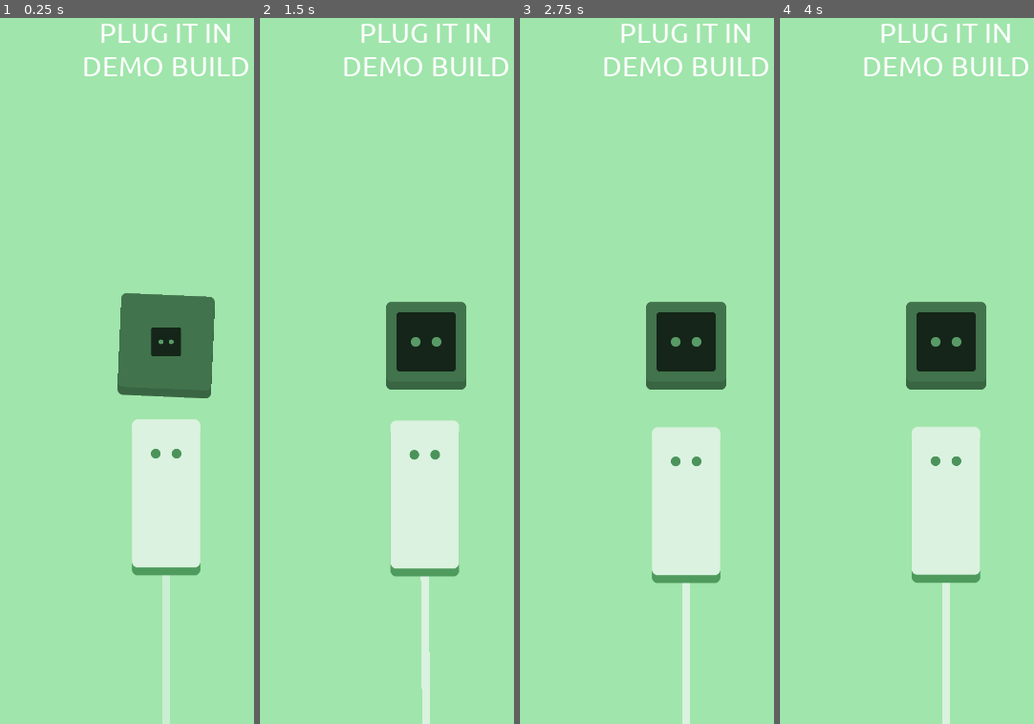
Above: before the commit, frames 1-4 (left to right).
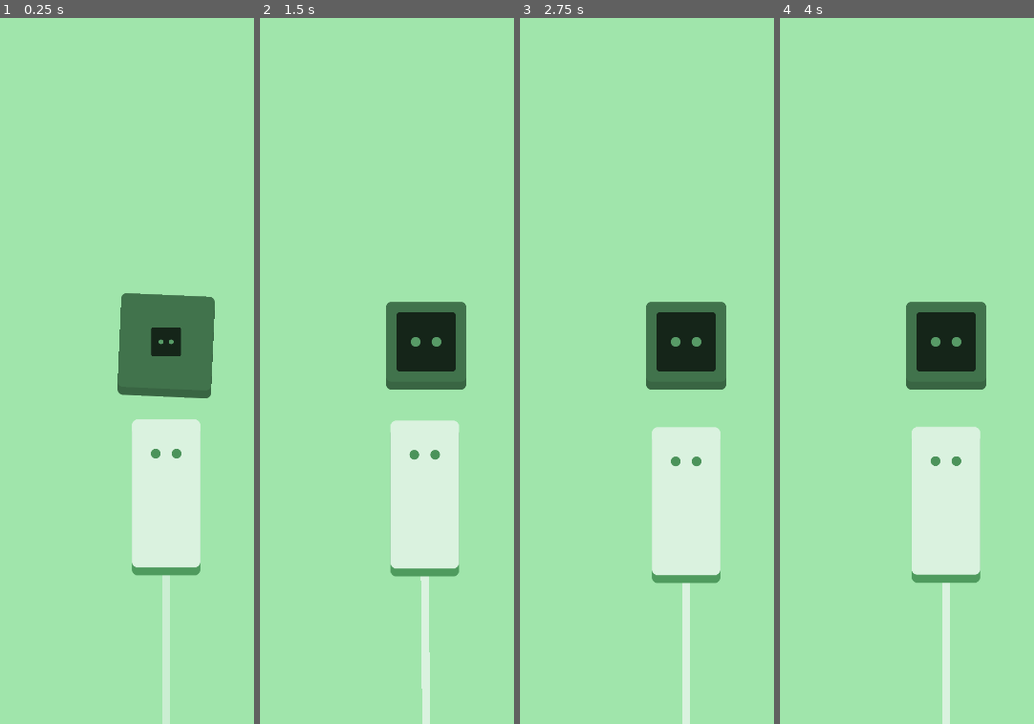
Above: after the commit, the same moments.

Repository: unSAME-Studio/ProjectOutlet
Game: Godot game, scene res://scenes/Menu.tscn
Same seed, same stepped clock (60 frames per second), same inputs: the game is played once before the commit and once after it.
Inputs (mouse positions are in pixels of both pictures, inside the frame that each line leads up to):
- Up to frame 1 (0.25 s): no input
- Up to frame 2 (1.5 s): drag from (425, 498) to (468, 173) at 0.52 s; drag from (341, 378) to (435, 441) at 1.27 s
- Up to frame 3 (2.75 s): move the mouse to (728, 173) at 2.02 s; right-click (728, 173) at 2.1 s; click (728, 173) at 2.17 s
- Up to frame 4 (4 s): tap Enter at 2.75 s; drag from (924, 498) to (818, 229) at 2.77 s; move the mouse to (outside the picture) at 3.52 s; press the mouse at (outside the picture) at 3.53 s

The runs differ from the first frame. In frame 1, 1.1% of the frame differs, in the area x 33-98%, y 0-9%; in frame 2, 1.1%; in frame 3, 1.1%; in frame 4, 1.1%.

Commit message:
New Level Select & Animation

Diff:
--- a/objects/Plug.gd
+++ b/objects/Plug.gd
@@ -42,6 +42,14 @@
 # https://godotengine.org/qa/104140/trying-to-find-inverse-vector-using-two-other-vectors
 func get_negative_vector(origin_vector, destination_vector):
 	return (destination_vector - origin_vector).tangent().tangent() + origin_vector
+
+
+# calculate distance between box and a point
+# https://stackoverflow.com/questions/5254838/calculating-distance-between-a-point-and-a-rectangular-box-nearest-point
+func get_rect_distance(rect, p):
+	var dx = [rect.min.x - p.x, 0, p.x - rect.max.x].max()
+	var dy = [rect.min.y - p.y, 0, p.y - rect.max.y].max()
+	return sqrt(dx*dx + dy*dy)
 
 
 func _ready():
--- a/scenes/Menu.gd
+++ b/scenes/Menu.gd
@@ -12,7 +12,7 @@
 		var b = button.instance()
 		b.level = int(i)
 
-		$CanvasLayer/Control/Levels/PanelContainer/VBoxContainer/GridContainer.add_child(b)
+		$"CanvasLayer/Control/Levels/PanelContainer/VBoxContainer/ScrollContainer/GridContainer".add_child(b)
 
 	# show quit button only on PC build
 	if OS.get_name() in ["Windows", "OSX", "X11"]:
@@ -28,6 +28,9 @@
 	p.set_name("Plug")
 	$Node2D.add_child(p)
 
+	# set offset for panel containers
+	$CanvasLayer/Control/Levels/PanelContainer.set_pivot_offset($CanvasLayer/Control/Levels/PanelContainer.get_size() / 2)
+
 
 func game_finished():
 	_on_Play_pressed()
@@ -41,6 +44,7 @@
 func _on_Play_pressed():
 	#$CanvasLayer/Control/Options.hide()
 	$CanvasLayer/Control/Levels.show()
+	$CanvasLayer/Control/AnimationPlayer.play("level")
 
 
 func _on_Editor_pressed():
--- a/scenes/Menu.tscn
+++ b/scenes/Menu.tscn
@@ -12,6 +12,34 @@
 shader_param/blur_amount = 5.0
 shader_param/mix_amount = 0.4
 shader_param/color_over = Color( 0, 0, 0, 1 )
+
+[sub_resource type="Animation" id=3]
+resource_name = "level"
+length = 0.3
+tracks/0/type = "value"
+tracks/0/path = NodePath("Levels/PanelContainer:rect_scale")
+tracks/0/interp = 1
+tracks/0/loop_wrap = true
+tracks/0/imported = false
+tracks/0/enabled = true
+tracks/0/keys = {
+"times": PoolRealArray( 0, 0.2, 0.3 ),
+"transitions": PoolRealArray( 0.5, 2, 1 ),
+"update": 0,
+"values": [ Vector2( 0, 0 ), Vector2( 1.2, 1.2 ), Vector2( 1, 1 ) ]
+}
+tracks/1/type = "value"
+tracks/1/path = NodePath("Levels/PanelContainer:modulate")
+tracks/1/interp = 1
+tracks/1/loop_wrap = true
+tracks/1/imported = false
+tracks/1/enabled = true
+tracks/1/keys = {
+"times": PoolRealArray( 0, 0.02, 0.2, 0.3 ),
+"transitions": PoolRealArray( 1, 1, 1, 1 ),
+"update": 0,
+"values": [ Color( 1, 1, 1, 0 ), Color( 1, 1, 1, 0 ), Color( 1, 1, 1, 1 ), Color( 1, 1, 1, 1 ) ]
+}
 
 [node name="Menu" type="Node"]
 script = ExtResource( 1 )
@@ -27,6 +55,7 @@
 mouse_filter = 2
 
 [node name="Label" type="Label" parent="CanvasLayer/Control"]
+visible = false
 anchor_left = 0.5
 anchor_right = 0.5
 margin_left = -359.0
@@ -90,30 +119,45 @@
 anchor_bottom = 1.0
 
 [node name="PanelContainer" type="PanelContainer" parent="CanvasLayer/Control/Levels"]
+modulate = Color( 1, 1, 1, 0 )
 material = SubResource( 2 )
 margin_left = 540.0
 margin_top = 960.0
 margin_right = 540.0
 margin_bottom = 960.0
+grow_horizontal = 2
+grow_vertical = 2
+rect_scale = Vector2( 1e-05, 1e-05 )
 theme = ExtResource( 3 )
 
 [node name="VBoxContainer" type="VBoxContainer" parent="CanvasLayer/Control/Levels/PanelContainer"]
 margin_right = 215.0
-margin_bottom = 117.0
+margin_bottom = 1367.0
 
-[node name="GridContainer" type="GridContainer" parent="CanvasLayer/Control/Levels/PanelContainer/VBoxContainer"]
+[node name="ScrollContainer" type="ScrollContainer" parent="CanvasLayer/Control/Levels/PanelContainer/VBoxContainer"]
 margin_right = 215.0
-columns = 4
+margin_bottom = 1250.0
+rect_min_size = Vector2( 0, 1250 )
+rect_pivot_offset = Vector2( 0, 625 )
+theme = ExtResource( 3 )
+follow_focus = true
+scroll_horizontal_enabled = false
+
+[node name="GridContainer" type="GridContainer" parent="CanvasLayer/Control/Levels/PanelContainer/VBoxContainer/ScrollContainer"]
+columns = 3
 
 [node name="Back" type="Button" parent="CanvasLayer/Control/Levels/PanelContainer/VBoxContainer"]
-margin_top = 4.0
+margin_top = 1254.0
 margin_right = 215.0
-margin_bottom = 117.0
+margin_bottom = 1367.0
 focus_mode = 0
 mouse_default_cursor_shape = 2
 theme = ExtResource( 3 )
 enabled_focus_mode = 0
 text = "Back"
+
+[node name="AnimationPlayer" type="AnimationPlayer" parent="CanvasLayer/Control"]
+anims/level = SubResource( 3 )
 
 [node name="Node2D" type="Node2D" parent="."]
 
--- a/scripts/global.gd
+++ b/scripts/global.gd
@@ -4,6 +4,7 @@
 var grid
 var main
 
+const GRID_SIZE = 200
 
 var hover_plugs = []
 
--- a/ui/LevelButton.gd
+++ b/ui/LevelButton.gd
@@ -4,7 +4,23 @@
 
 
 func _ready():
-	$Button.set_text(String(level))
+	$Button/Label.set_text(String(level))
+
+	# generate mini map preview
+	if Global.level[level].has("grid"):
+		var grid = Global.level[level]["grid"]
+		for r in range(grid.size()):
+			for c in range(grid[r].size()):
+				if grid[r][c] != 0:
+					$Button/MarginContainer/TileMap.set_cell(c, r, 0)
+
+		$Button/MarginContainer/TileMap.set_position(Vector2(230, 230) - Vector2(grid[0].size(), grid.size()) / 2 * 80)
+
+	else:
+		for i in Global.level[level]["outlets"]:
+			$Button/MarginContainer/TileMap.set_cell(i[0], i[1], 0)
+
+		$Button/MarginContainer/TileMap.set_position(Vector2(230, 230) - Vector2(Global.level[level]["size"][0], Global.level[level]["size"][1]) / 2 * 80)
 
 
 func _on_Button_pressed():
--- a/ui/LevelButton.tscn
+++ b/ui/LevelButton.tscn
@@ -1,12 +1,29 @@
-[gd_scene load_steps=3 format=2]
+[gd_scene load_steps=5 format=2]
 
 [ext_resource path="res://ui/theme.tres" type="Theme" id=1]
 [ext_resource path="res://ui/LevelButton.gd" type="Script" id=2]
+[ext_resource path="res://arts/outlet_uv.png" type="Texture" id=3]
+
+[sub_resource type="TileSet" id=1]
+0/name = "outlet_uv.png 0"
+0/texture = ExtResource( 3 )
+0/tex_offset = Vector2( 0, 0 )
+0/modulate = Color( 1, 1, 1, 1 )
+0/region = Rect2( 80, 80, 80, 80 )
+0/tile_mode = 0
+0/occluder_offset = Vector2( 0, 0 )
+0/navigation_offset = Vector2( 0, 0 )
+0/shape_offset = Vector2( 0, 0 )
+0/shape_transform = Transform2D( 1, 0, 0, 1, 0, 0 )
+0/shape_one_way = false
+0/shape_one_way_margin = 0.0
+0/shapes = [  ]
+0/z_index = 0
 
 [node name="LevelButton" type="MarginContainer"]
 margin_right = 200.0
 margin_bottom = 200.0
-rect_min_size = Vector2( 200, 200 )
+rect_min_size = Vector2( 500, 500 )
 custom_constants/margin_right = 20
 custom_constants/margin_top = 20
 custom_constants/margin_left = 20
@@ -16,11 +33,37 @@
 [node name="Button" type="Button" parent="."]
 margin_left = 20.0
 margin_top = 20.0
-margin_right = 180.0
-margin_bottom = 180.0
+margin_right = 480.0
+margin_bottom = 480.0
 focus_mode = 0
 theme = ExtResource( 1 )
 enabled_focus_mode = 0
+
+[node name="MarginContainer" type="MarginContainer" parent="Button"]
+anchor_right = 1.0
+anchor_bottom = 1.0
+rect_clip_content = true
+mouse_filter = 2
+custom_constants/margin_right = 5
+custom_constants/margin_top = 5
+custom_constants/margin_left = 5
+custom_constants/margin_bottom = 5
+
+[node name="TileMap" type="TileMap" parent="Button/MarginContainer"]
+position = Vector2( 230, 230 )
+tile_set = SubResource( 1 )
+cell_size = Vector2( 80, 80 )
+format = 1
+
+[node name="Label" type="Label" parent="Button"]
+anchor_top = 1.0
+anchor_bottom = 1.0
+margin_left = 17.0
+margin_top = -87.0
+margin_right = 201.0
+margin_bottom = -7.0
+size_flags_horizontal = 0
+size_flags_vertical = 0
 text = "1"
 
 [connection signal="pressed" from="Button" to="." method="_on_Button_pressed"]
--- a/ui/theme.tres
+++ b/ui/theme.tres
@@ -62,3 +62,6 @@
 TextEdit/fonts/font = ExtResource( 2 )
 TextEdit/styles/focus = SubResource( 5 )
 TextEdit/styles/normal = SubResource( 5 )
+VScrollBar/styles/grabber = SubResource( 5 )
+VScrollBar/styles/grabber_highlight = SubResource( 5 )
+VScrollBar/styles/grabber_pressed = SubResource( 5 )
Not shown: 1 places in scenes/Menu.tscn that only renumber resources
